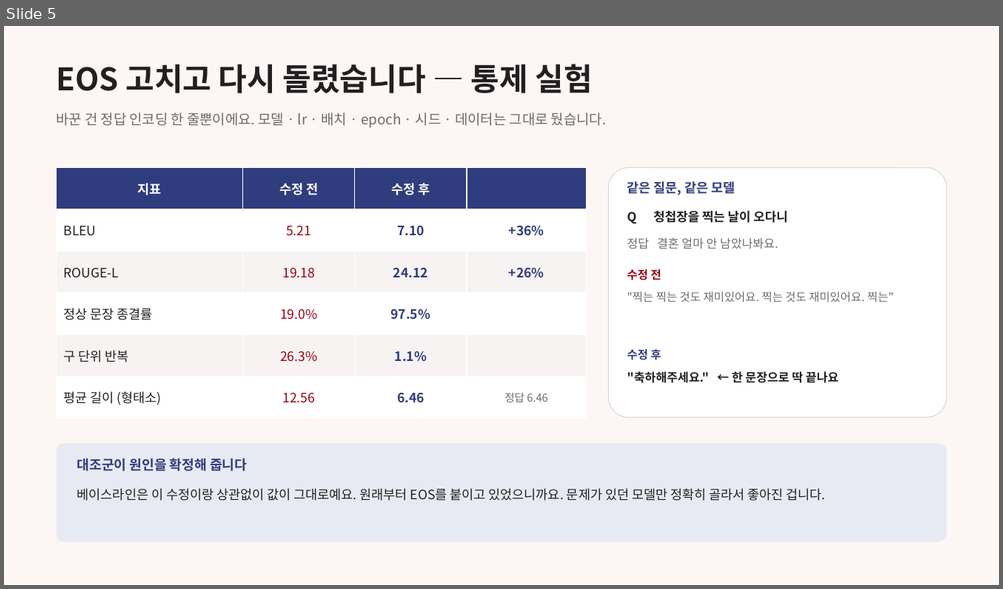
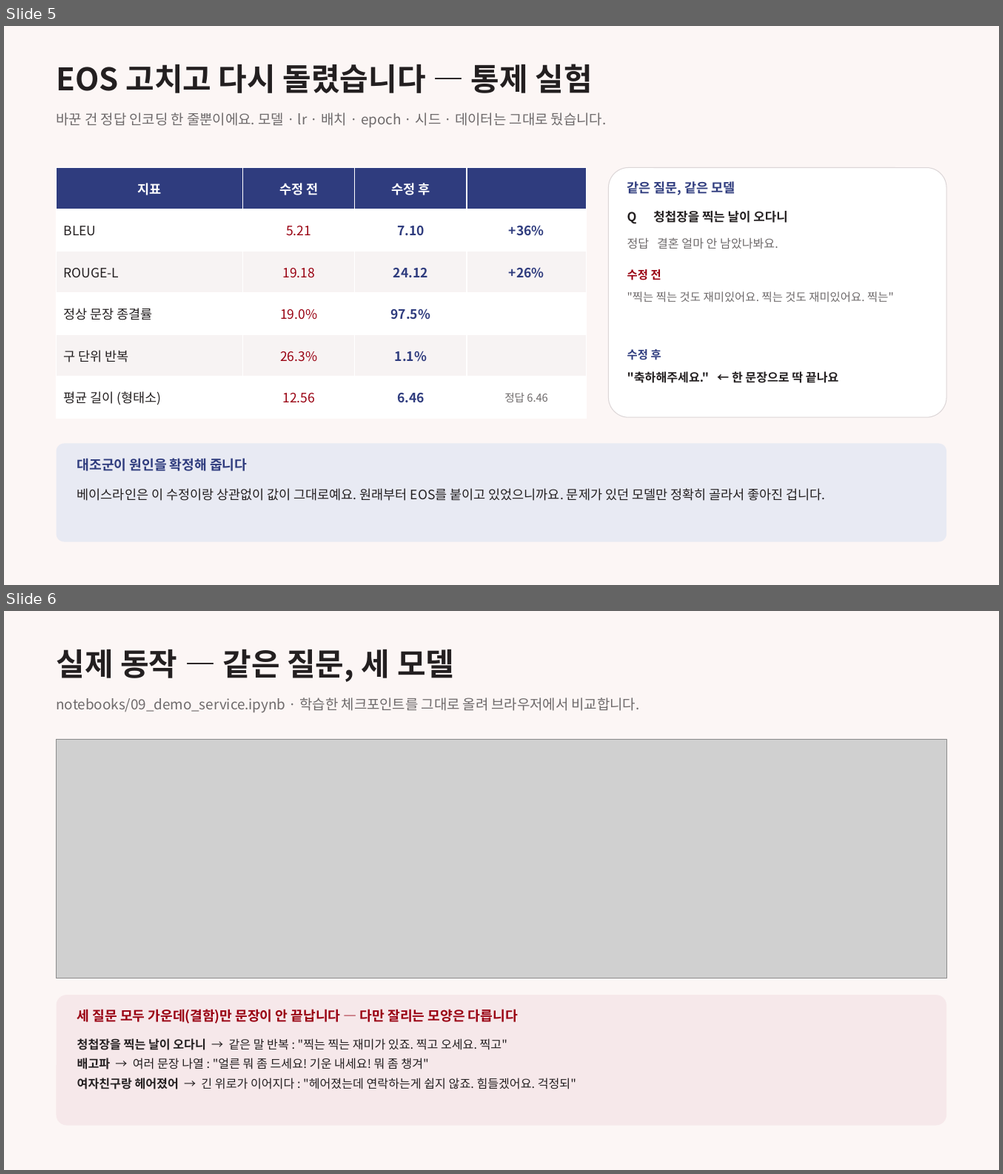
Before and after one commit to jhy5317/nlp-project, a slide deck: slides/03_평가_오류분석_결론.pptx. Shown one above the other, each under a label of ours: slide 5 before the commit, slides 5 and 6 after it. The pictures are 1003x589 and 1003x1174 pixels, drawn with LibreOffice and Linux fonts; fonts in the diff are those of the drawing; grey boxes stand for pictures. Boxes give left, top, right and bottom in pixels: in the first picture for what was removed or moved away, otherwise in the second. Text is boxed around its words. In the diff, an @@ line names an element or a change of style, - is before the commit and + after.

```diff
--- a/slides/03_평가_오류분석_결론.pptx
+++ b/slides/03_평가_오류분석_결론.pptx
@@ slide 6 added at [4, 611, 999, 1170], background #FCF6F5 @@
@@ text added at [57, 649, 454, 682], 30 pt, text #231F20, bold @@
+실제 동작 — 같은 질문, 세 모델
@@ text added at [57, 698, 640, 713], 13.5 pt, text #6E6A6B @@
+notebooks/09_demo_service.ipynb · 학습한 체크포인트를 그대로 올려 브라우저에서 비교합니다.
@@ picture added at [57, 739, 946, 978] @@
@@ rounded rectangle added at [57, 995, 946, 1126], fill #F6E8EA @@
@@ text added at [77, 1009, 518, 1024], 13 pt, text #990011, bold @@
+세 질문 모두 가운데(결함)만 문장이 안 끝납니다 — 다만 잘리는 모양은 다릅니다
@@ text added at [77, 1039, 576, 1090], 11.5 pt, text #231F20 @@
+청첩장을 찍는 날이 오다니 → 같은 말 반복 : "찍는 찍는 재미가 있죠. 찍고 오세요. 찍고"
+배고파 → 여러 문장 나열 : "얼른 뭐 좀 드세요! 기운 내세요! 뭐 좀 챙겨"
+여자친구랑 헤어졌어 → 긴 위로가 이어지다 : "헤어졌는데 연락하는게 쉽지 않죠. 힘들겠어요. 걱정되"
```
Also in this commit, not shown: 12 other files.
